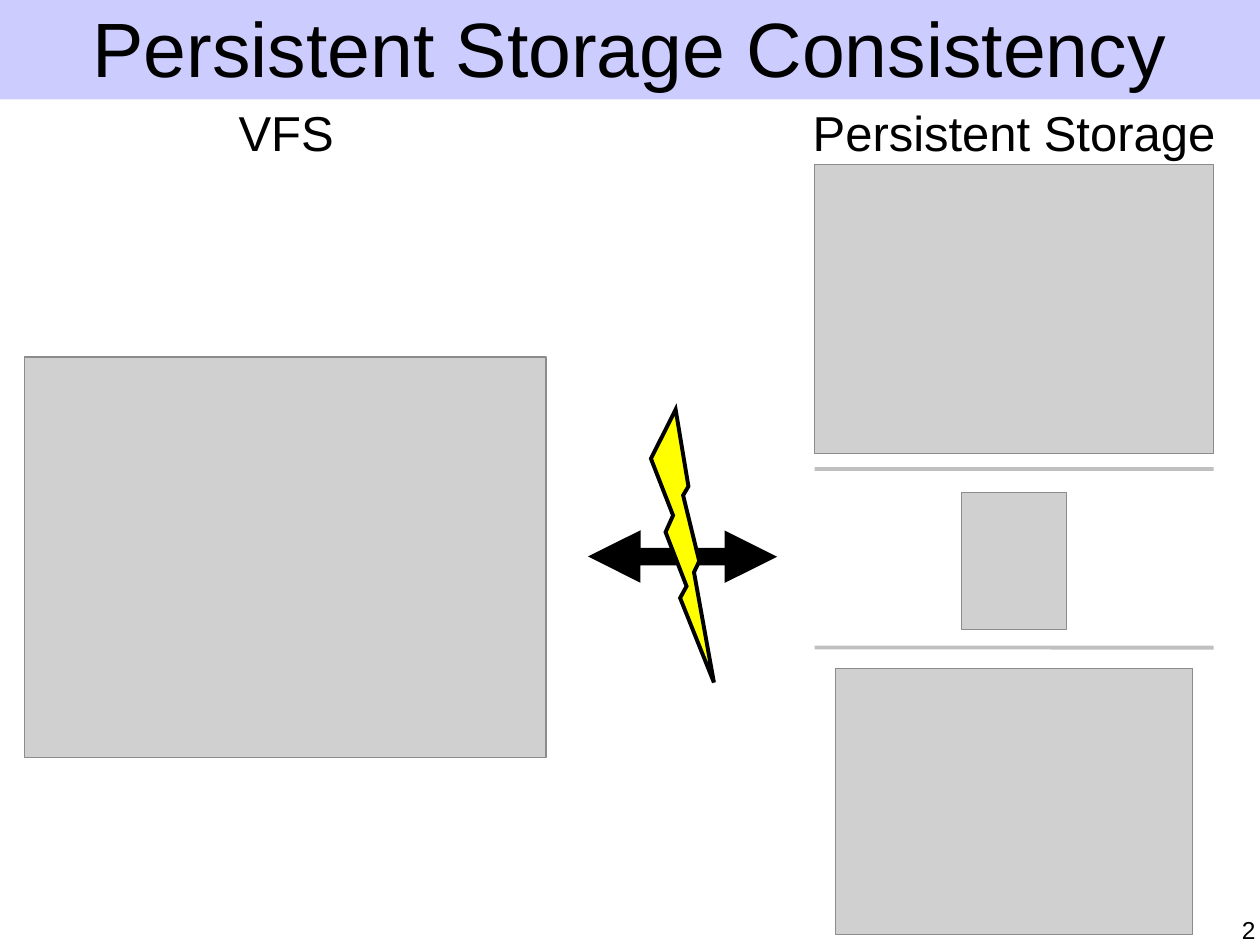
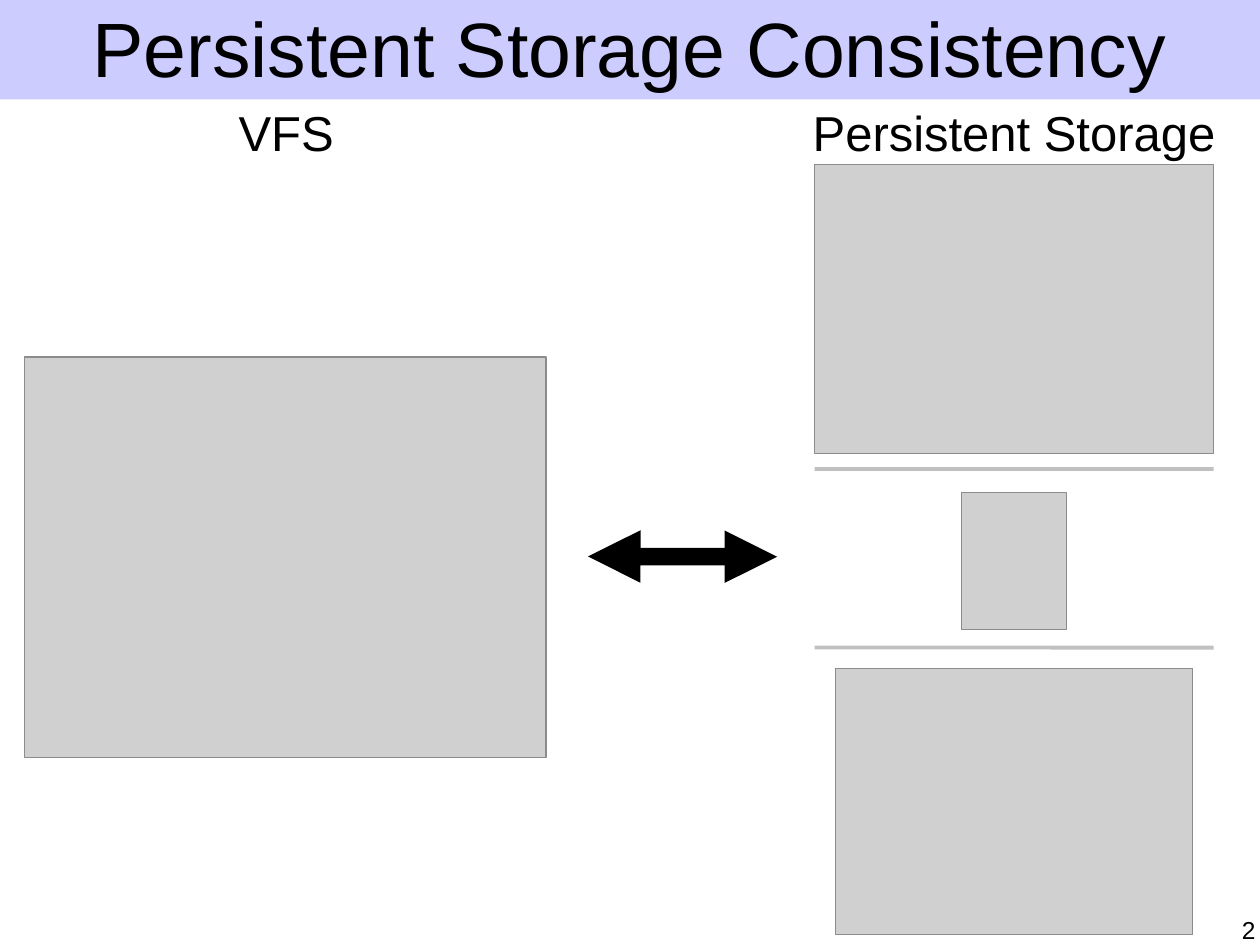
Before and after one commit to ucla-readable/fstitch-doc, a slide deck: slide 2 of sosp/pres.ppt. Drawn at 1260x945 pixels with LibreOffice and Linux fonts; fonts in the diff are those of the drawing; grey boxes stand for pictures. Boxes give left, top, right and bottom in pixels: in the first picture for what was removed or moved away, otherwise in the second. Text is boxed around its words. In the diff, an @@ line names an element or a change of style, - is before the commit and + after.

```diff
--- a/sosp/pres.ppt
+++ b/sosp/pres.ppt
@@ lightning bolt removed at (x1=651, y1=410, x2=714, y2=683) @@
```
Also in this commit, not shown: 6 other slides changed, 2 slides added, 1 slide removed.
